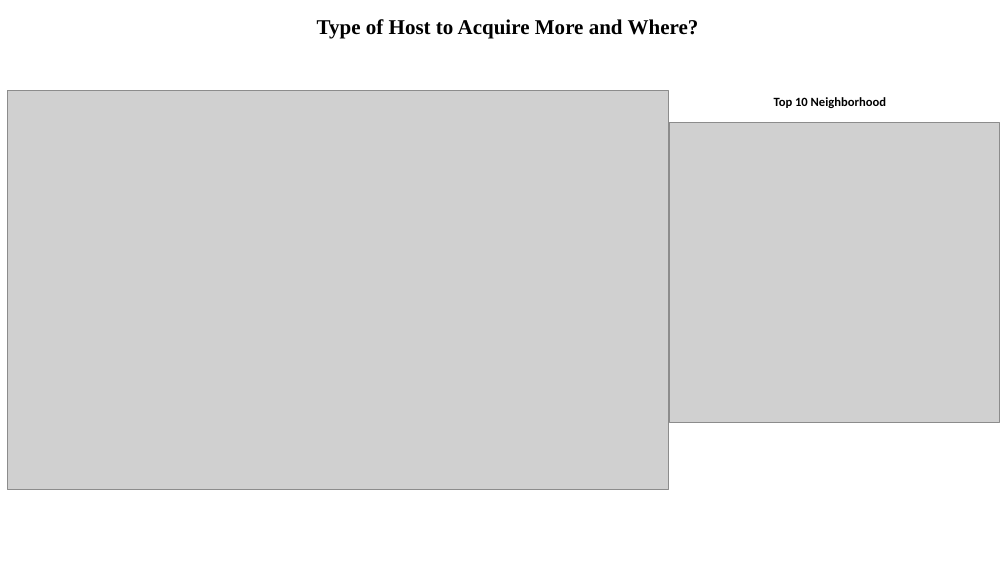
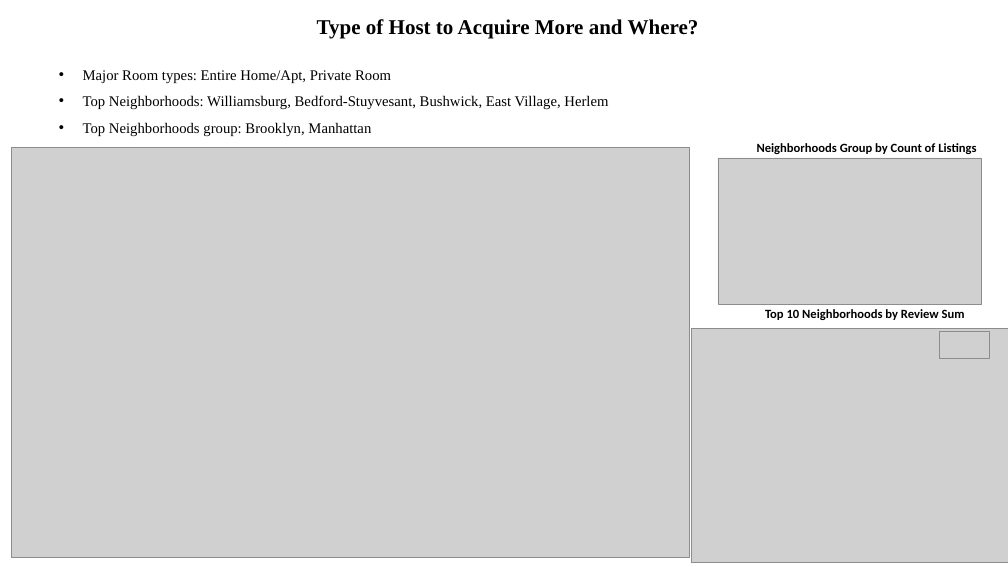
Before and after one commit to sagarbarge/Airbnb_NYC_Storytelling, a slide deck: slide 6 of Presentation_1_Analyst.pptx. Drawn at 1008x567 pixels with LibreOffice and Linux fonts; fonts in the diff are those of the drawing; grey boxes stand for pictures. Boxes give left, top, right and bottom in pixels: in the first picture for what was removed or moved away, otherwise in the second. Text is boxed around its words. In the diff, an @@ line names an element or a change of style, - is before the commit and + after.

```diff
--- a/Presentation_1_Analyst.pptx
+++ b/Presentation_1_Analyst.pptx
@@ text added at [83, 70, 608, 136], 14 pt, text #000000 @@
+• Major Room types: Entire Home/Apt, Private Room
+• Top Neighborhoods: Williamsburg, Bedford-Stuyvesant, Bushwick, East Village, Herlem
+• Top Neighborhoods group: Brooklyn, Manhattan
@@ picture: place and size @@
-picture at [8, 90, 668, 489]
+picture at [12, 147, 690, 557]
@@ picture removed at [670, 123, 1000, 423] @@
@@ text at [757, 143, 976, 154]: text changed @@
-Top 10 Neighborhood
+Neighborhoods Group by Count of Listings
@@ picture added at [718, 158, 982, 304] @@
@@ picture added at [691, 329, 1008, 563] @@
@@ text added at [765, 309, 965, 320], 12 pt, text #000000, bold @@
+Top 10 Neighborhoods by Review Sum
@@ picture added at [940, 331, 991, 358] @@
```
Also in this commit, not shown: 10 other slides changed, 3 slides added, 2 slides removed, 5 other files.
